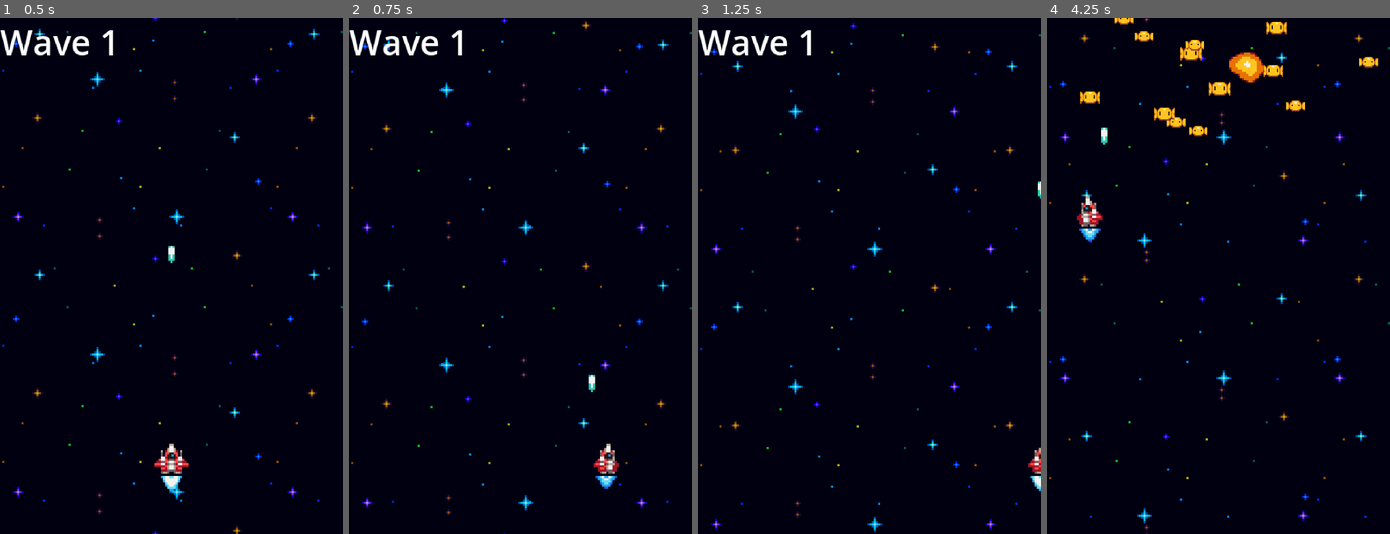
Above: before the commit, frames 1-4 (left to right).
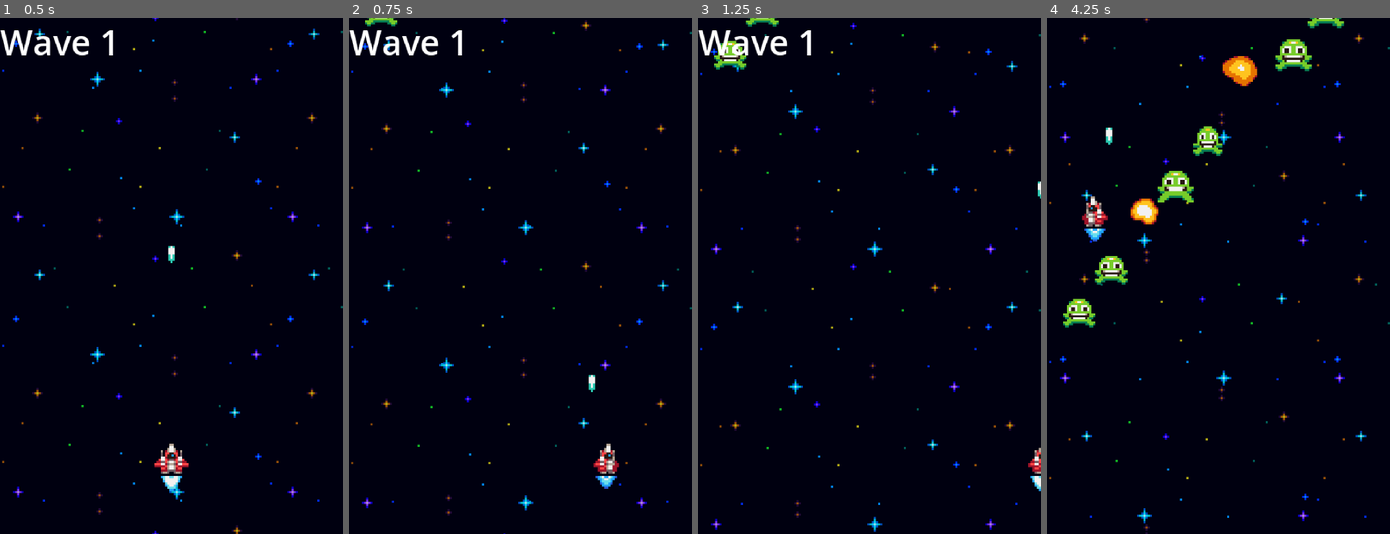
Above: after the commit, the same moments.

Repository: Nicolasult/SpaceShooterPOC
Game: Godot game, scene res://level_a.tscn
The game is run twice, just before and just after one commit, with the same random seed, the same clock (stepped at 60 frames per second) and the same inputs. This scene is started directly instead of the project's main scene.
Inputs:
- Up to frame 1 (0.5 s): no input
- Up to frame 2 (0.75 s): hold Right (ui_right) from 0.53 s (still down)
- Up to frame 3 (1.25 s): keep holding Right (ui_right)
- Up to frame 4 (4.25 s): release Right (ui_right) at 1.28 s; hold Down (ui_down) 1.28-2.03 s; hold Right (ui_right) 2.03-2.78 s; hold Up (ui_up) 2.78-3.53 s; hold Left (ui_left) from 3.53 s (still down)

Frame 1 is identical in both runs. In frame 2, 0.1% of the frame differs, in the area x 4-15%, y 0-2%; in frame 3, 0.4%; in frame 4, 5.0%, in the area x 4-97%, y 0-60%.

Commit message:
push fix to go back to the level selection

Diff:
--- a/content/levels/level_end_overlay.gd
+++ b/content/levels/level_end_overlay.gd
@@ -1,16 +1,41 @@
 extends CanvasLayer
 class_name LevelEndOverlay
 
-@onready var _msg: Label = $Root/Panel/VBox/Msg
-@onready var _sub: Label = $Root/Panel/VBox/Sub
-@onready var _root: Control = $Root   # le Control principal
+# Renseigne ces NodePath dans l'inspecteur selon TON arbo (ou garde les valeurs si tu as ces noms)
+@export var root_path: NodePath = ^"Root"                       # un Control (le panneau complet)
+@export var msg_label_path: NodePath = ^"Root/Panel/VBox/Msg"   # Label du message principal
+@export var sub_label_path: NodePath = ^"Root/Panel/VBox/Sub"   # Label secondaire
+
+var _root: Control = null
+var _msg: Label = null
+var _sub: Label = null
+
+func _ready() -> void:
+	_root = get_node_or_null(root_path) as Control
+	_msg = get_node_or_null(msg_label_path) as Label
+	_sub = get_node_or_null(sub_label_path) as Label
+
+	# Fallbacks si les chemins ne matchent pas: on essaie de trouver les 2 premiers Label sous Root
+	if _root and (_msg == null or _sub == null):
+		var labels := _root.get_tree().get_nodes_in_group(&"") # pas utile ici; on parcourt simplement:
+		var found: Array[Label] = []
+		for n in _root.get_children(true):
+			if n is Label:
+				found.append(n)
+		if _msg == null and found.size() >= 1: _msg = found[0]
+		if _sub == null and found.size() >= 2: _sub = found[1]
+
+	visible = false  # caché au départ
 
 func show_message(text: String, sub: String = "") -> void:
 	visible = true
-	_msg.text = text
-	_sub.text = sub
-	_root.modulate.a = 0.0
-	create_tween().tween_property(_root, "modulate:a", 1.0, 0.25)
+	if _msg: _msg.text = text
+	if _sub: _sub.text = sub
+
+	# Effet de fondu sur le Control (CanvasLayer n'a pas "modulate")
+	if _root:
+		_root.modulate.a = 0.0
+		create_tween().tween_property(_root, "modulate:a", 1.0, 0.25)
 
 func hide_now() -> void:
 	visible = false
--- a/content/levels/level_end_overlay.tscn
+++ b/content/levels/level_end_overlay.tscn
@@ -4,6 +4,8 @@
 
 [node name="LevelEndOverlay" type="CanvasLayer"]
 script = ExtResource("1_eoc6g")
+msg_label_path = NodePath("Root/Panel/Vbox/Msg")
+sub_label_path = NodePath("Root/Panel/Vbox/Sub")
 
 [node name="Root" type="Control" parent="."]
 layout_mode = 3
@@ -44,7 +46,7 @@
 [node name="Sub" type="Label" parent="Root/Panel/Vbox"]
 custom_minimum_size = Vector2(120, 0)
 layout_mode = 2
-text = "Returning to Level Selection..."
+text = "Returning to the level selection..."
 horizontal_alignment = 1
 vertical_alignment = 1
 autowrap_mode = 2
--- a/level_a.gd
+++ b/level_a.gd
@@ -1,6 +1,51 @@
 extends Node2D
 
+@export var spawner_path: NodePath = ^"Spawner"              # référence vers ton Spawner dans la scène
+@export var overlay_path: NodePath = ^"LevelEndOverlay"      # instance de LevelEndOverlay.tscn dans la scène
+@export var levels_menu_path: String = "res://content/ui/levels_menu.tscn"
+@export var show_delay_sec: float = 2.0                      # durée d’affichage avant retour
+@export var pause_on_end: bool = false                       # met le jeu en pause à la fin si true
+
+var _spawner: Node = null
+var _overlay: Node = null
+
 func _ready() -> void:
+	# Remise à zéro de l’or du run
 	var prog := get_node_or_null("/root/Progression")
 	if prog and prog.has_method("reset_run_coins"):
 		prog.reset_run_coins()
+
+	# Récupère les références
+	_spawner = get_node_or_null(spawner_path)
+	_overlay = get_node_or_null(overlay_path)
+
+	# Cache l’overlay au départ (si script LevelEndOverlay fourni)
+	if _overlay and _overlay.has_method("hide_now"):
+		_overlay.hide_now()
+	elif _overlay:
+		_overlay.visible = false
+
+	# Abonne-toi à la fin de level
+	if _spawner and not _spawner.is_connected("level_cleared", Callable(self, "_on_level_cleared")):
+		_spawner.connect("level_cleared", Callable(self, "_on_level_cleared"))
+
+func _on_level_cleared() -> void:
+	# Pause optionnelle
+	if pause_on_end:
+		get_tree().paused = true
+
+	# Message de fin
+	if _overlay and _overlay.has_method("show_message"):
+		_overlay.show_message("Congratulations!", "Returning to Level Selection…")
+	elif _overlay:
+		_overlay.visible = true
+
+	# Retour différé vers l’écran des niveaux
+	var t := create_tween()
+	t.tween_interval(show_delay_sec)
+	t.finished.connect(_go_back_to_levels)
+
+func _go_back_to_levels() -> void:
+	if pause_on_end:
+		get_tree().paused = false
+	get_tree().change_scene_to_file(levels_menu_path)
--- a/level_a.tscn
+++ b/level_a.tscn
@@ -1,16 +1,14 @@
-[gd_scene load_steps=12 format=3 uid="uid://by3mhndoqjshx"]
+[gd_scene load_steps=10 format=3 uid="uid://by3mhndoqjshx"]
 
 [ext_resource type="Script" uid="uid://c8yrmck8mr0kj" path="res://level_a.gd" id="1_cok7h"]
 [ext_resource type="PackedScene" uid="uid://bexqof1csimsb" path="res://gameplay/spawning/spawner.tscn" id="1_frwqc"]
 [ext_resource type="Script" uid="uid://dv3wx3aqf8rns" path="res://gameplay/spawning/wave.gd" id="2_n6cyk"]
 [ext_resource type="Resource" uid="uid://dn52loom37b8e" path="res://gameplay/spawning/level_a/wave_a1/wave1.tres" id="4_va7m1"]
 [ext_resource type="Script" uid="uid://iil5tspmd1jy" path="res://ui/wave_banner.gd" id="5_fcqga"]
-[ext_resource type="Resource" uid="uid://cl5yk450a7tpi" path="res://gameplay/spawning/level_a/wave_a2/wave2.tres" id="5_w3qxq"]
-[ext_resource type="Resource" uid="uid://b6l7tyrkp5wen" path="res://gameplay/spawning/level_a/wave_a3/wave3.tres" id="6_fcqga"]
 [ext_resource type="PackedScene" uid="uid://dht6gjcl43n1b" path="res://content/player/player.tscn" id="6_va7m1"]
-[ext_resource type="Resource" uid="uid://l0yycois2ihy" path="res://gameplay/spawning/level_a/wave_a4/wave4.tres" id="7_sx5to"]
 [ext_resource type="PackedScene" uid="uid://2g5gt6cvs7mi" path="res://content/effects/space_background.tscn" id="7_w3qxq"]
 [ext_resource type="PackedScene" uid="uid://qkqmthai0gcw" path="res://content/ui/hud_health.tscn" id="11_np7es"]
+[ext_resource type="PackedScene" uid="uid://csp7hr8hyrpbr" path="res://content/levels/level_end_overlay.tscn" id="12_cok7h"]
 
 [node name="LevelA" type="Node2D"]
 script = ExtResource("1_cok7h")
@@ -21,7 +19,7 @@
 [node name="SpaceBackground" parent="." instance=ExtResource("7_w3qxq")]
 
 [node name="Spawner" parent="." instance=ExtResource("1_frwqc")]
-waves = Array[ExtResource("2_n6cyk")]([ExtResource("7_sx5to"), ExtResource("4_va7m1"), ExtResource("5_w3qxq"), ExtResource("6_fcqga")])
+waves = Array[ExtResource("2_n6cyk")]([ExtResource("4_va7m1")])
 announce_banner_path = NodePath("../CanvasLayer/WaveBanner")
 
 [node name="CanvasLayer" type="CanvasLayer" parent="."]
@@ -41,3 +39,5 @@
 
 [node name="Player" parent="." instance=ExtResource("6_va7m1")]
 position = Vector2(80, 205)
+
+[node name="LevelEndOverlay" parent="." instance=ExtResource("12_cok7h")]
